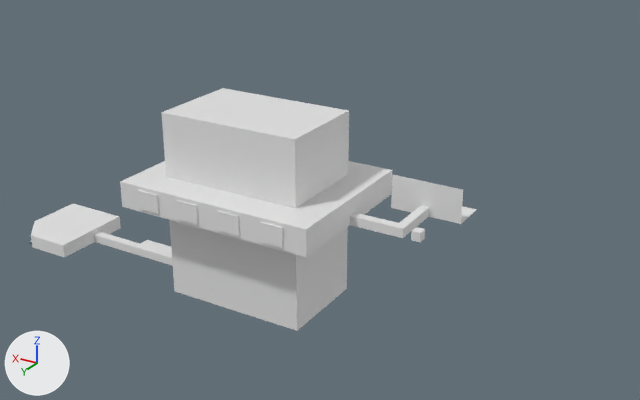
What one commit did to the Blender file Blender/berghain-dream.blend.
One viewpoint serves both versions: a camera (50 mm lens) standing at (-243.0, 343.0, 232.0) and looking at (-3.0, -56.0, 33.0). Arrows for +X, +Y and +Z are at lower left; the lights stay in place.

Names of what the first picture shows: 'base.001', 'base_balconyWindows', 'entryway', 'hall', 'houseRoom'.
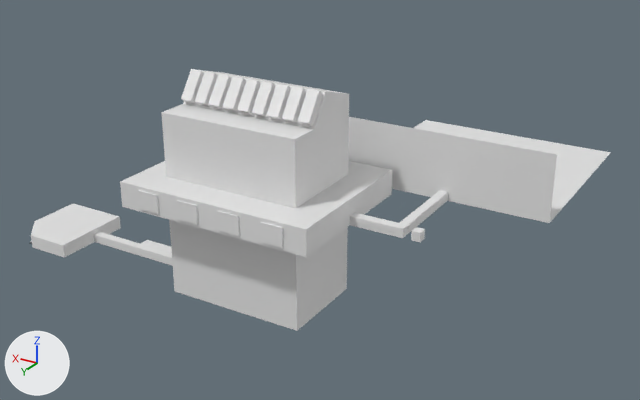
The change, as a list of edits to the scene's bpy script:
```text
Change me_cube_001:
    used by ob_base_001; location = (0.0, 0.0, 0.0)
    remove me_cube_001.from_pydata(...)  # 480 vertices, 441 faces; spans x -55.2..82.6, y -42.9..42.9, z 0.0..100.0
    add me_cube_001.from_pydata(...)  # 588 vertices, 549 faces; spans x -55.2..82.6, y -42.9..42.9, z 0.0..116.7
    me_cube_001 part 2
    9 faces are deleted
    10 vertices in x -38.8..38.8, y -25.0, z 100.0 move by (0.0, 0.0, 8.6)
    10 vertices in x -38.8..38.8, y -2.4, z 100.0 move by (0.0, 0.0, 15.2)
    10 vertices in x -38.8..38.8, y 2.5, z 100.0 move by (0.0, 5.8, 0.0)
    12 vertices are added at x -29.0..5.5, y -1.8..11.1, z 101.0..116.7
    7 new vertices lie (-1.2, -0.7, 1.0) away from vertices in x -30.2..38.8, y 2.5, z 100.0
    7 new vertices lie (-1.2, 0.6, -0.9) away from vertices in x -30.2..38.8, y -2.4, z 100.0
    14 new vertices lie (0.0, 0.8, 0.5) away from vertices in x -31.4..37.6, y -1.8..7.6, z 101.0..114.3
    16 new vertices lie (-6.3, 0.0, 0.0) away from vertices in x -14.1..29.0, y -1.8..8.4, z 101.0..114.8
    22 new vertices lie (0.0, 2.7, 1.9) away from vertices in x -31.4..37.6, y -1.0..8.4, z 101.5..114.8
    18 new vertices lie (-6.2, 0.0, 0.0) away from vertices in x -31.4..37.6, y -1.8..11.1, z 101.0..116.7
    12 new vertices lie (6.3, 0.0, 0.0) away from vertices in x -29.0..5.5, y -1.8..11.1, z 101.0..116.7
    117 new faces join them
Change me_cube_018:
    used by ob_entryway; location = (0.0, 0.0, 0.0)
    remove me_cube_018.from_pydata(...)  # 38 vertices, 28 faces; spans x -100.6..-55.2, y -46.7..2.5, z 52.4..70.6
    add me_cube_018.from_pydata(...)  # 166 vertices, 160 faces; spans x -83.8..-55.2, y -49.3..2.7, z 52.4..57.4
    me_cube_018 part 1: 20 vertices removed from x -100.6..-63.0, y -46.7..-26.4, z 52.4..70.6; 148 vertices added at x -83.8..-55.4, y -49.3..2.7, z 52.4..57.4
Add me_cube_034:
    me_cube_034.from_pydata([(-79.1, -49.3, 57.4), (-83.6, -49.3, 57.4), (-83.6, -49.3, 52.4), (-83.6, -49.3, 54.3), (-79.1, -49.3, 52.4), (-79.1, -49.3, 54.3), (-137.1, -49.3, 57.4), (-137.1, -49.3, 52.4), (-137.1, -49.3, 54.3), (-18.1, -49.3, 57.4), (-18.1, -49.3, 52.4), (-18.1, -49.3, 54.3), (-79.1, -49.3, 88.0), (-83.6, -49.3, 87.9), (-137.1, -49.3, 87.9), (-18.1, -49.3, 88.0)], [], [(2, 3, 8, 7), (3, 1, 6, 8), (5, 4, 10, 11), (0, 5, 11, 9), (1, 0, 12, 13), (6, 1, 13, 14), (15, 12, 0, 9)])
    me_cube_034.materials.append(mat_material)  # white #e7e7e7
Add me_cube_033:
    me_cube_033.from_pydata([(-83.6, -49.3, 52.4), (-79.1, -49.3, 52.4), (-137.1, -49.3, 52.4), (-18.1, -49.3, 52.4), (-83.6, -165.2, 52.4), (-79.1, -165.2, 52.4), (-137.1, -165.2, 52.4), (-18.1, -165.2, 52.4)], [], [(3, 1, 5, 7), (0, 2, 6, 4), (1, 0, 4, 5)])
    me_cube_033.materials.append(mat_material)  # white #e7e7e7
Add ob_outsidewall:
    ob_outsidewall = bpy.data.objects.new('outsideWall', me_cube_034)
    ob_outsidewall.location = (0.0, 0.0, 0.0)
Add ob_outsideground:
    ob_outsideground = bpy.data.objects.new('outsideGround', me_cube_033)
    ob_outsideground.location = (0.0, 0.0, 0.0)
```

What differs and where, as boxes (x1, y1, x2, y2) in the pictures (640 x 400 px):
'base.001', reshaped (8% taller): before (120, 88, 392, 331); after (120, 69, 392, 331)
'outsideWall', added: after (349, 117, 557, 223)
'outsideGround', added: after (414, 120, 611, 222)
'entryway', reshaped (23% narrower, 25% shorter): before (350, 174, 477, 238); after (350, 190, 448, 238)
part 1 of me_cube_018, built on: before (391, 174, 477, 227); after (406, 190, 448, 227)
part 2 of me_cube_001, built on: before (162, 88, 349, 208); after (162, 69, 349, 208)
